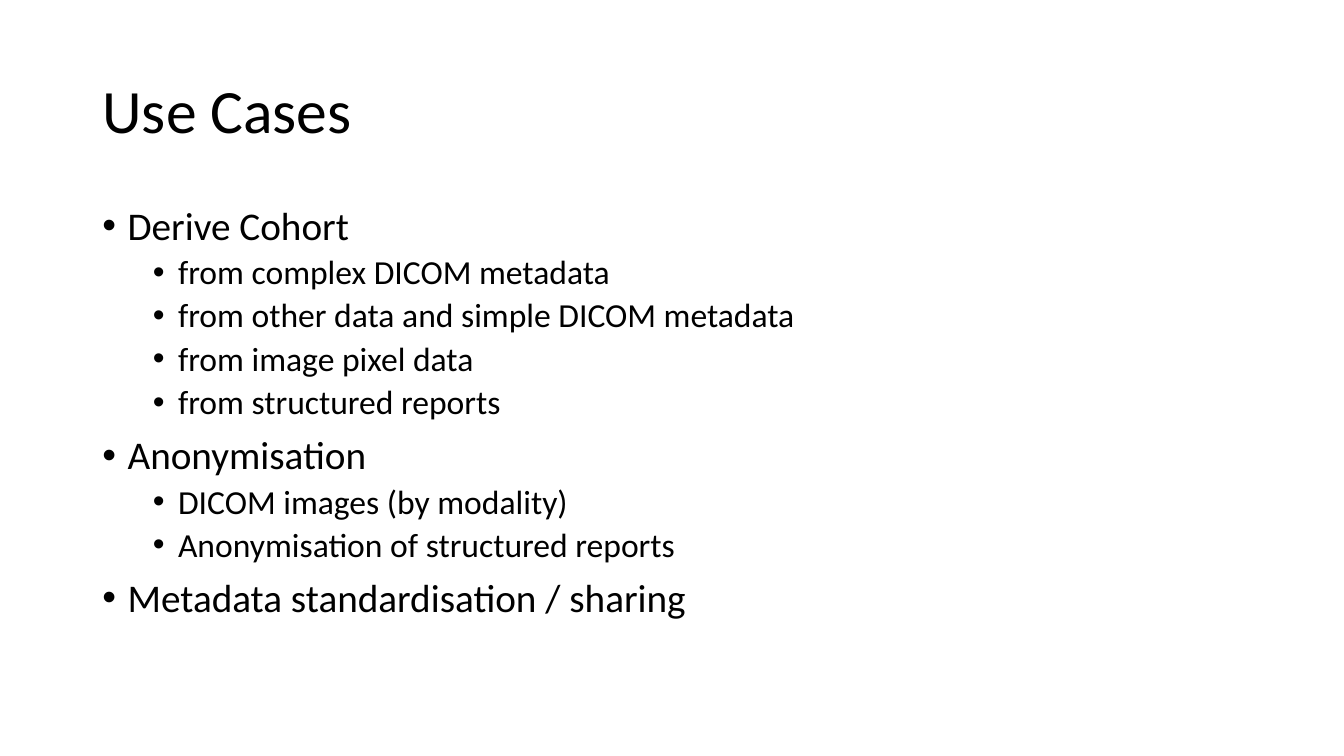
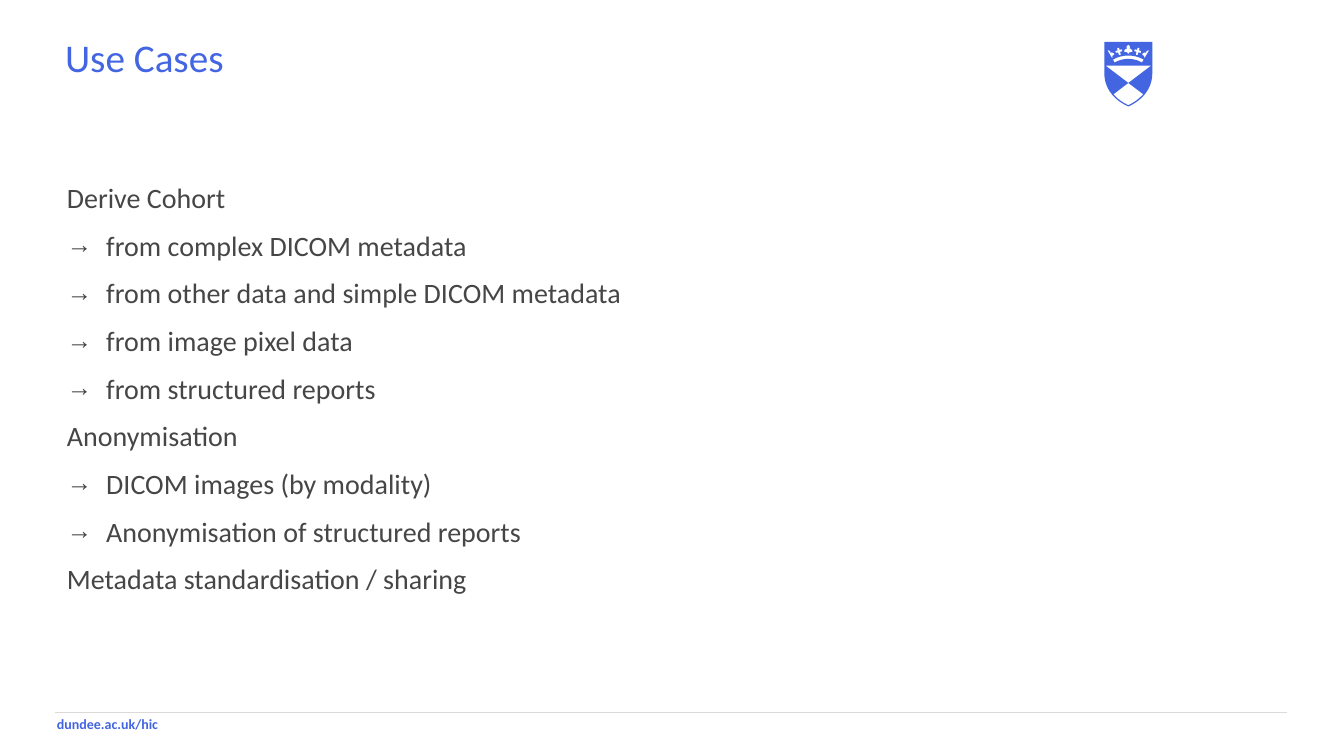
Before and after one commit to SMI/RdmpDicom, a slide deck: slide 2 of Documentation/RdmpDicomPresentation.pptx. Drawn at 1344x756 pixels with LibreOffice and Linux fonts; fonts in the diff are those of the drawing; background and template pictures are left out. Boxes give left, top, right and bottom in pixels: in the first picture for what was removed or moved away, otherwise in the second. Text is boxed around its words. In the diff, an @@ line names an element or a change of style, - is before the commit and + after.

Commit message:
HDR-317 Changed to HIC theme and added class diagrams / future goals

```diff
--- a/Documentation/RdmpDicomPresentation.pptx
+++ b/Documentation/RdmpDicomPresentation.pptx
@@ title "Use Cases": place and size @@
-title "Use Cases" at [102, 93, 352, 134]
+title "Use Cases" at [65, 46, 224, 73]
@@ title "Use Cases" at [65, 46, 224, 73]: size 44 to 28 pt, text colour #000000 to #4365E2; line spacing 0.9 to 0.8; vertical alignment middle to top @@
@@ freeform shape added at [1105, 42, 1153, 107], fill #4365E2 @@
@@ text "Derive Cohort": place and size @@
-text "Derive Cohort" at [128, 212, 795, 619]
+text "Derive Cohort" at [67, 188, 621, 594]
@@ text "Derive Cohort" at [67, 188, 621, 594]: size 28 to 20 pt in "Derive Cohort", "Anonymisation", "Metadata standardisation / sharing"; text colour #000000 to #464646; size 24 to 20 pt in "from complex DICOM metadata", "from other data and simple DICOM metadata", "from image pixel data", "from structured reports" and 2 more places; bullet • to none; line spacing 0.9 to 1; bullet • to →; more space between paragraphs @@
@@ line added from (55, 713) to (1288, 713), #DDD9D6 0.25 pt @@
@@ text added at [57, 719, 158, 730], 10 pt, text #4365E2, bold @@
+dundee.ac.uk/hic
```
Also in this commit, not shown: 6 other slides changed, 5 slides added.
